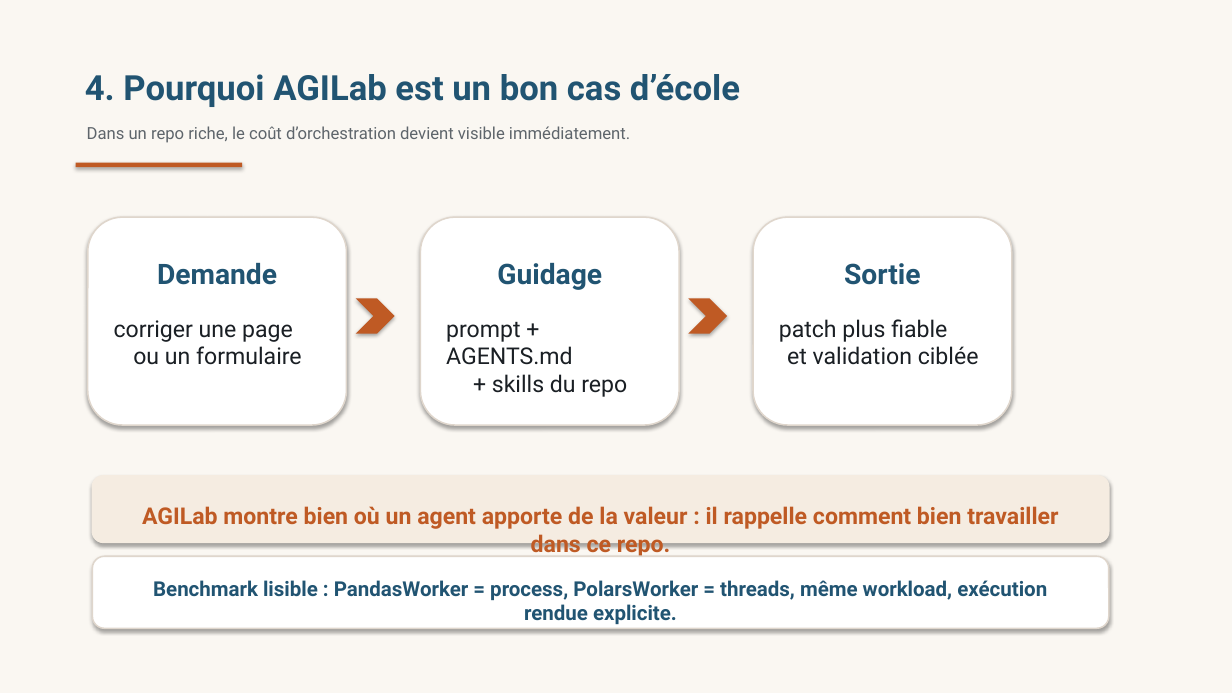
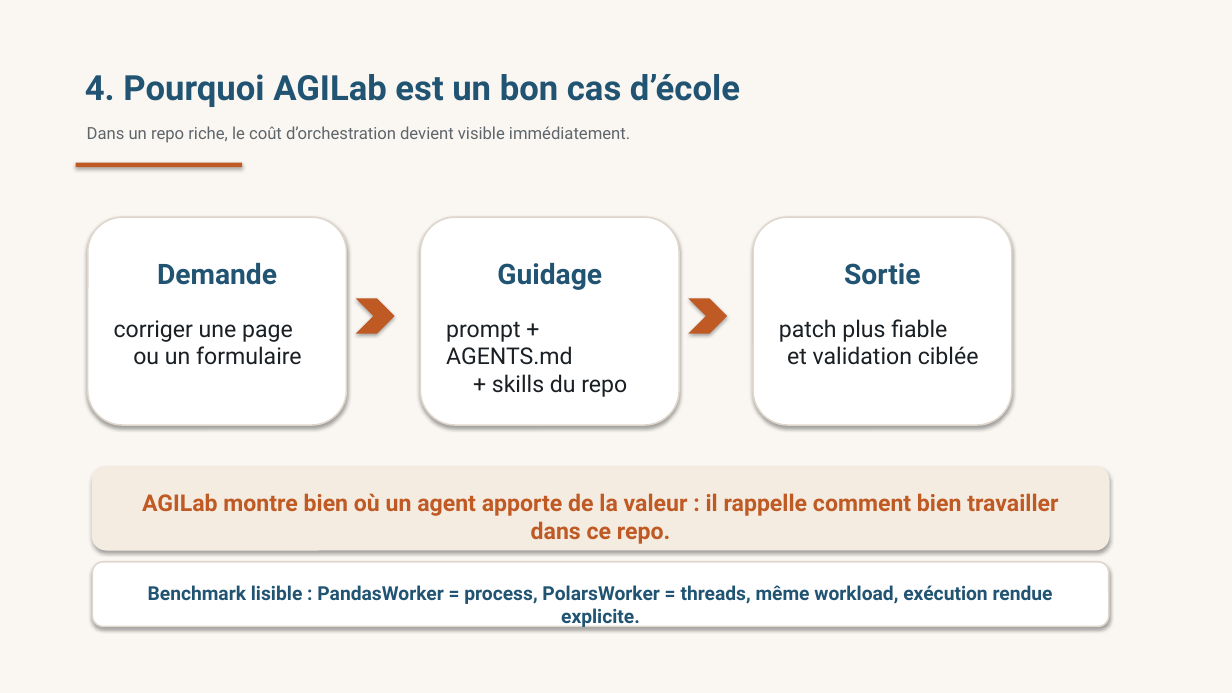
Before and after one commit to ThalesGroup/agilab, a slide deck: slide 4 of docs/source/TP Prompt Ingénierie.pptx. Drawn at 1232x693 pixels with LibreOffice and Linux fonts; fonts in the diff are those of the drawing. Boxes give left, top, right and bottom in pixels: in the first picture for what was removed or moved away, otherwise in the second. Text is boxed around its words. In the diff, an @@ line names an element or a change of style, - is before the commit and + after.

Commit message:
docs(slides): tighten prompt deck layout

```diff
--- a/docs/source/TP Prompt Ingénierie.pptx
+++ b/docs/source/TP Prompt Ingénierie.pptx
@@ rounded rectangle: place and size @@
-rounded rectangle at (92, 476, 1109, 543)
+rounded rectangle at (92, 467, 1109, 550)
@@ text "AGILab montre bien où un ..." rewrapped from (142, 506, 1058, 556) to (142, 493, 1058, 539) @@
@@ rounded rectangle: place and size @@
-rounded rectangle at (92, 556, 1109, 628)
+rounded rectangle at (92, 562, 1109, 627)
@@ text "Benchmark lisible : PandasWorker = ..." at (148, 585, 1053, 604): size 16 to 15 pt @@
```
Also in this commit, not shown: 3 other slides changed, 2 other files.
